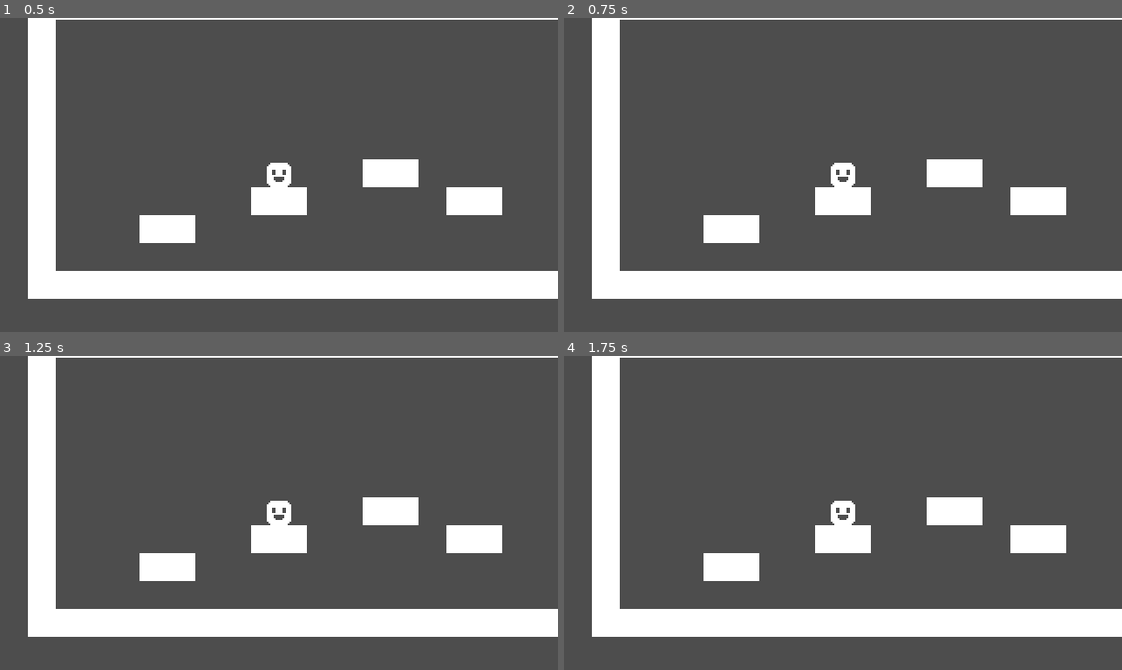
Above: before the commit, frames 1-4 (two rows, left to right).
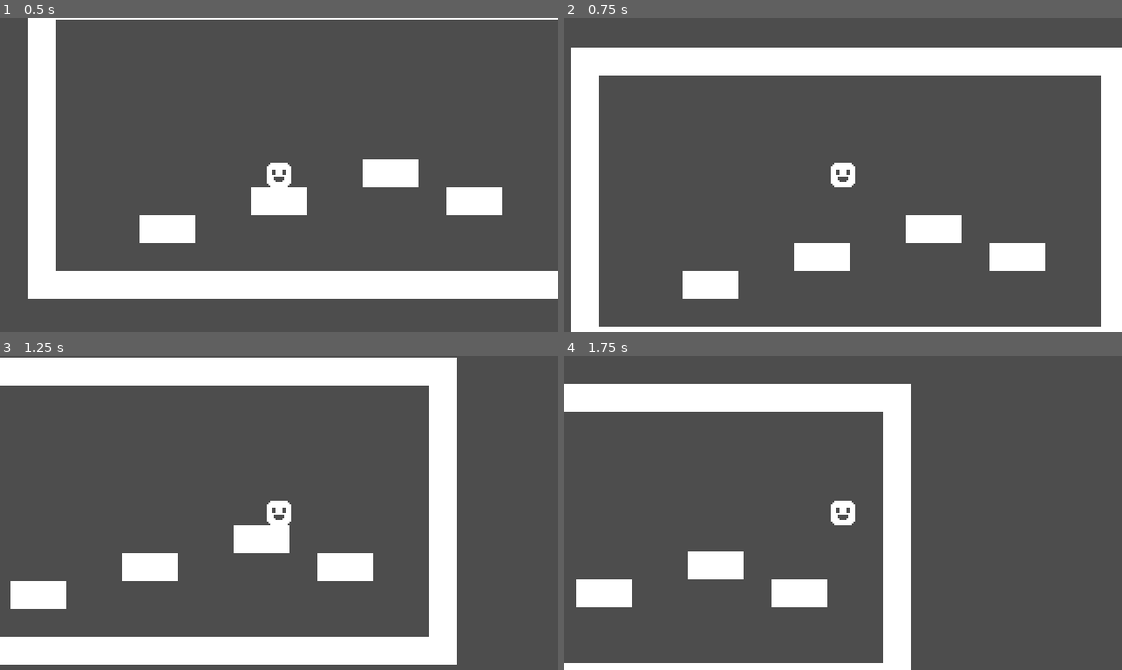
Above: after the commit, the same moments.

Repository: Michael-Sy/shadow-clone-puzzler
Game: Godot game, scene res://scenes/game.tscn
The game is run twice, just before and just after one commit, with the same random seed, the same clock (stepped at 60 frames per second) and the same inputs.
Inputs:
- Up to frame 1 (0.5 s): no input
- Up to frame 2 (0.75 s): hold D (right) from 0.53 s (still down); hold Space (jump) from 0.53 s (still down)
- Up to frame 3 (1.25 s): keep holding D (right); keep holding Space (jump)
- Up to frame 4 (1.75 s): keep holding D (right); release Space (jump) at 1.28 s; tap Space (jump) at 1.35, 1.52 s

Frame 1 is identical in both runs. In frame 2, 32% of the frame differs, in the area x 1-100%, y 0-100%; in frame 3, 33%, in the area x 0-100%, y 0-99%; in frame 4, 26%.

Commit message:
Add recording manager and detact controls from player

Diff:
--- a/scenes/player.tscn
+++ b/scenes/player.tscn
@@ -2,6 +2,7 @@
 
 [ext_resource type="Script" uid="uid://b2wylalc4wwei" path="res://src/player/player.gd" id="1_g2els"]
 [ext_resource type="Texture2D" uid="uid://cj5euwwygf7f8" path="res://assets/sprites/ascii_tileset.png" id="2_g2els"]
+[ext_resource type="Script" uid="uid://cspc7gukpgrk3" path="res://src/player_controller.gd" id="2_qhqgy"]
 
 [sub_resource type="AtlasTexture" id="AtlasTexture_68yga"]
 atlas = ExtResource("2_g2els")
@@ -13,6 +14,10 @@
 [node name="Player" type="CharacterBody2D" unique_id=1845282722]
 script = ExtResource("1_g2els")
 
+[node name="PlayerController" type="Node" parent="." unique_id=669422861]
+script = ExtResource("2_qhqgy")
+metadata/_custom_type_script = "uid://cspc7gukpgrk3"
+
 [node name="Sprite2D" type="Sprite2D" parent="." unique_id=879834618]
 texture = SubResource("AtlasTexture_68yga")
 
--- a/src/character_input.gd
+++ /dev/null
@@ -1,7 +0,0 @@
-class_name CharacterInput
-extends RefCounted
-
-
-var move_direction: float = 0.0
-var jump_pressed: bool = false
-var jump_held: bool = false
--- /dev/null
+++ b/src/character_input_data.gd
@@ -0,0 +1,17 @@
+class_name CharacterInputData
+extends RefCounted
+
+
+var move_direction: float = 0.0
+var jump_pressed: bool = false
+var jump_held: bool = false
+
+
+func duplicate() -> CharacterInputData:
+	var copy: CharacterInputData = CharacterInputData.new()
+
+	copy.move_direction = move_direction
+	copy.jump_pressed = jump_held
+	copy.jump_held = jump_held
+
+	return copy
--- a/src/character_input_provider.gd
+++ b/src/character_input_provider.gd
@@ -4,4 +4,4 @@
 
 
 @abstract
-func get_input() -> CharacterInput
+func get_input() -> CharacterInputData
--- a/src/human_input.gd
+++ b/src/human_input.gd
@@ -2,8 +2,8 @@
 extends CharacterInputProvider
 
 
-func get_input() -> CharacterInput:
-	var input: CharacterInput = CharacterInput.new()
+func get_input() -> CharacterInputData:
+	var input: CharacterInputData = CharacterInputData.new()
 
 	input.move_direction = Input.get_axis("left", "right")
 	input.jump_pressed = Input.is_action_just_pressed("jump")
--- a/src/player/player.gd
+++ b/src/player/player.gd
@@ -1,3 +1,4 @@
+class_name Player
 extends CharacterBody2D
 
 
@@ -30,18 +31,16 @@
 
 var _max_speed_change: float = 0.0
 
-var _input_provider: CharacterInputProvider
+var _current_input: CharacterInputData = CharacterInputData.new()
 
 
 func _ready() -> void:
 	_jump_gravity = (2.0 * jump_height) / pow(time_to_jump_apex, 2)
 	_jump_velocity = -(2.0 * jump_height) / time_to_jump_apex
 
-	_input_provider = Replayinput.new()
-
 
 func _physics_process(delta: float) -> void:
-	var input := _input_provider.get_input()
+	var input := _current_input
 
 	if input.jump_pressed:
 		_desired_jump = true
@@ -102,3 +101,7 @@
 	)
 
 	move_and_slide()
+
+
+func set_input(input: CharacterInputData) -> void:
+	_current_input = input
--- /dev/null
+++ b/src/player_controller.gd
@@ -0,0 +1,27 @@
+class_name PlayerController
+extends Node
+
+
+var player: Player
+var input_provider: CharacterInputProvider
+var recording_manager: RecordingManager
+
+
+func _ready() -> void:
+	player = get_parent()
+
+	input_provider = HumanInput.new()
+	recording_manager = RecordingManager.new()
+
+	recording_manager.start_recording()
+
+	player.set_input(input_provider.get_input())
+
+
+func _physics_process(_delta: float) -> void:
+	var input: CharacterInputData = input_provider.get_input()
+
+	player.set_input(input)
+
+	if input_provider is HumanInput:
+		recording_manager.record_input(input)
--- /dev/null
+++ b/src/recording.gd
@@ -0,0 +1,21 @@
+class_name Recording
+extends RefCounted
+
+
+var inputs: Array[CharacterInputData] = []
+
+
+func add_input(input: CharacterInputData) -> void:
+	inputs.append(input.duplicate())
+
+
+func clear() -> void:
+	inputs.clear()
+
+
+func get_input(index: int) -> CharacterInputData:
+	return inputs[index]
+
+
+func get_length() -> int:
+	return inputs.size()
--- /dev/null
+++ b/src/recording_manager.gd
@@ -0,0 +1,30 @@
+class_name RecordingManager
+extends RefCounted
+
+
+var recording: Recording
+var is_recording: bool = false
+
+
+func _init() -> void:
+	recording = Recording.new()
+
+
+func start_recording() -> void:
+	recording.clear()
+	is_recording = true
+
+
+func stop_recording() -> void:
+	is_recording = false
+
+
+func record_input(input: CharacterInputData) -> void:
+	if not recording:
+		return
+
+	recording.add_input(input)
+
+
+func get_recording() -> Recording:
+	return recording
--- a/src/replay_input.gd
+++ b/src/replay_input.gd
@@ -1,16 +1,24 @@
-class_name Replayinput
+class_name ReplayInput
 extends CharacterInputProvider
 
 
-var recorded_inputs: Array[CharacterInput] = []
+var recording: Recording
 var current_index: int = 0
 
 
-func get_input() -> CharacterInput:
-	if current_index >= recorded_inputs.size():
-		return CharacterInput.new()
+func _init(recording_in_play: Recording) -> void:
+	recording = recording_in_play
 
-	var input: CharacterInput = recorded_inputs[current_index]
+
+func get_input() -> CharacterInputData:
+	if current_index >= recording.get_length():
+		return CharacterInputData.new()
+
+	var input: CharacterInputData = recording.get_input(current_index)
 	current_index += 1
 
 	return input
+
+
+func reset() -> void:
+	current_index = 0
Renamed: src/character_input.gd.uid -> src/character_input_data.gd.uid
Not shown, added: src/player_controller.gd.uid
Not shown, added: src/recording.gd.uid
Not shown, added: src/recording_manager.gd.uid
